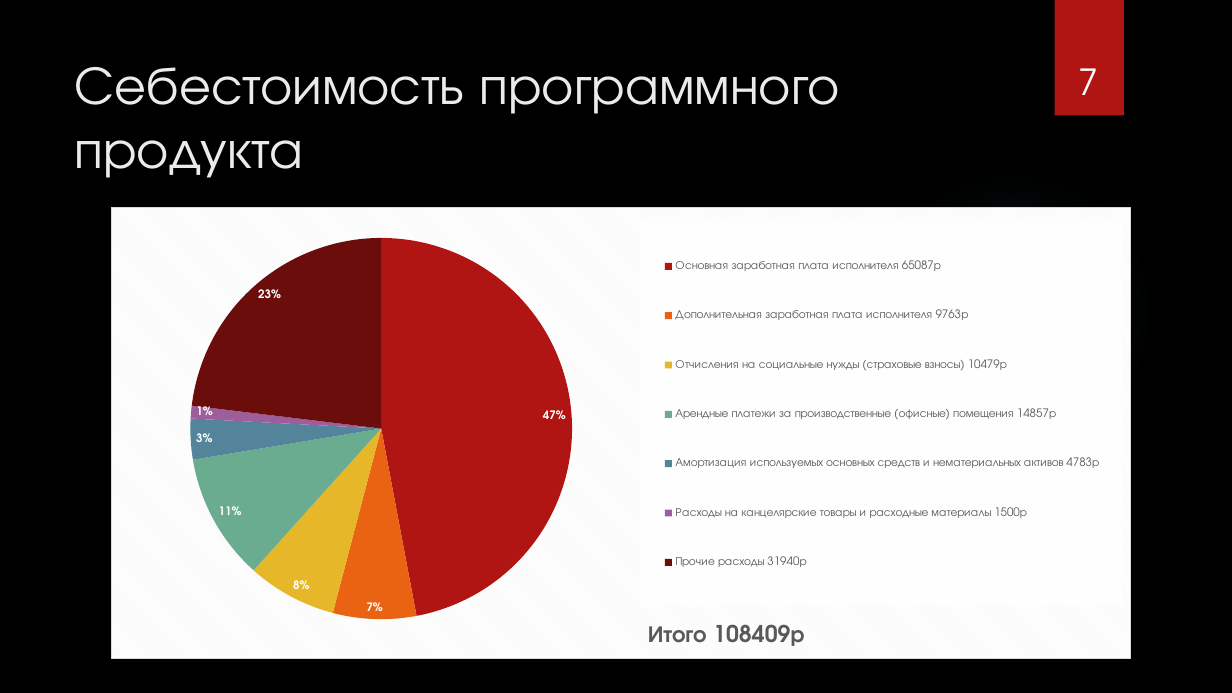
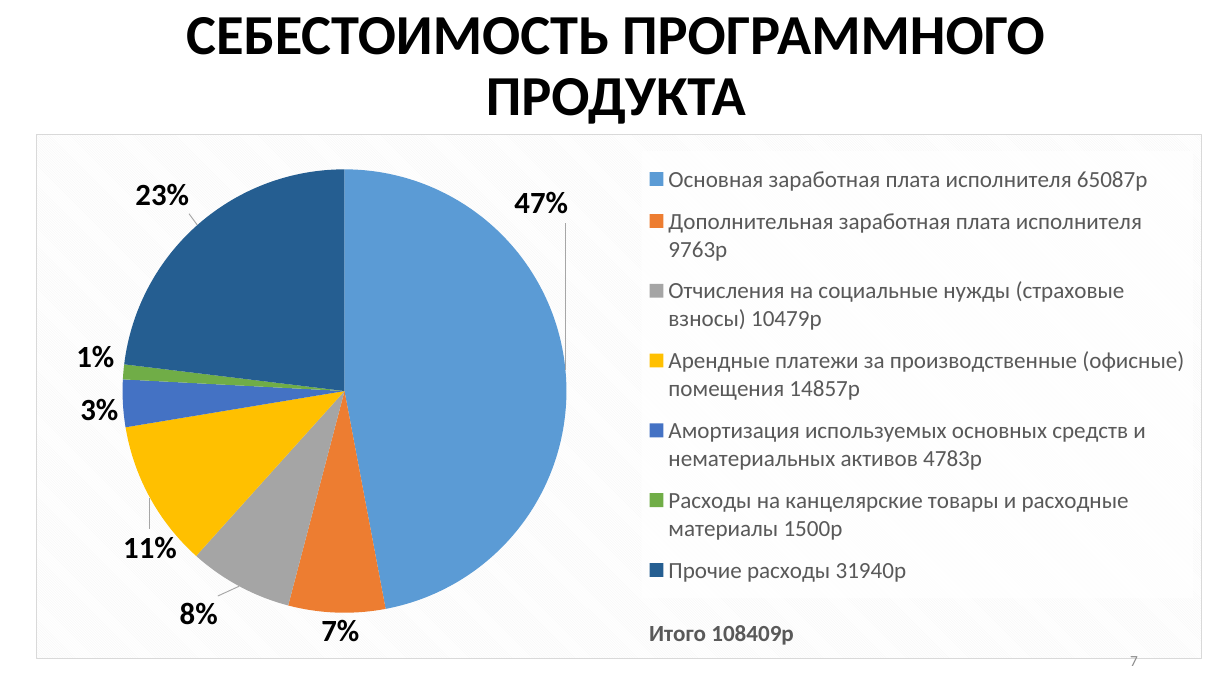
Before and after one commit to ZanderHamster/ScheduleBSTU, a slide deck: slide 7 of Документация/Презентация.pptx. Drawn at 1232x693 pixels with LibreOffice and Linux fonts; fonts in the diff are those of the drawing; background and template pictures are left out. Boxes give left, top, right and bottom in pixels: in the first picture for what was removed or moved away, otherwise in the second. Text is boxed around its words. In the diff, an @@ line names an element or a change of style, - is before the commit and + after.

```diff
--- a/Документация/Презентация.pptx
+++ b/Документация/Презентация.pptx
@@ background picture (left out) to #FFFFFF @@
@@ title "СЕБЕСТОИМОСТЬ ПРОГРАММНОГО ПРОДУКТА" at <box>186,17,1045,124</box>: vertical alignment top to middle @@
@@ title at <box>186,17,1045,124</box>: text changed; size 42 to 44 pt; font TeX Gyre Adventor to Calibri; text colour #EBEBEB to #000000; bold on @@
-Себестоимость программного продукта
+СЕБЕСТОИМОСТЬ ПРОГРАММНОГО ПРОДУКТА
@@ rectangle removed at <box>1055,0,1124,116</box> @@
@@ pie chart at <box>36,134,1202,659</box> @@
@@ data labels of Series 1 changed @@
@@ colours of single points changed @@
@@ legend changed @@
@@ lettering changed @@
@@ pie chart: place and size @@
-pie chart at <box>112,207,1131,659</box>
+pie chart at <box>36,134,1202,659</box>
@@ ellipse removed at <box>870,169,1154,454</box> @@
@@ page number: place and size @@
-page number at <box>1078,68,1098,95</box>
+page number at <box>1130,656,1138,666</box>
@@ page number at <box>1130,656,1138,666</box>: size 28 to 12 pt, font TeX Gyre Adventor to Calibri, text colour #FFFFFF to #8C8C8C; alignment centre to right; vertical alignment bottom to middle @@
```
Also in this commit, not shown: 7 other slides changed, 2 slides removed.
